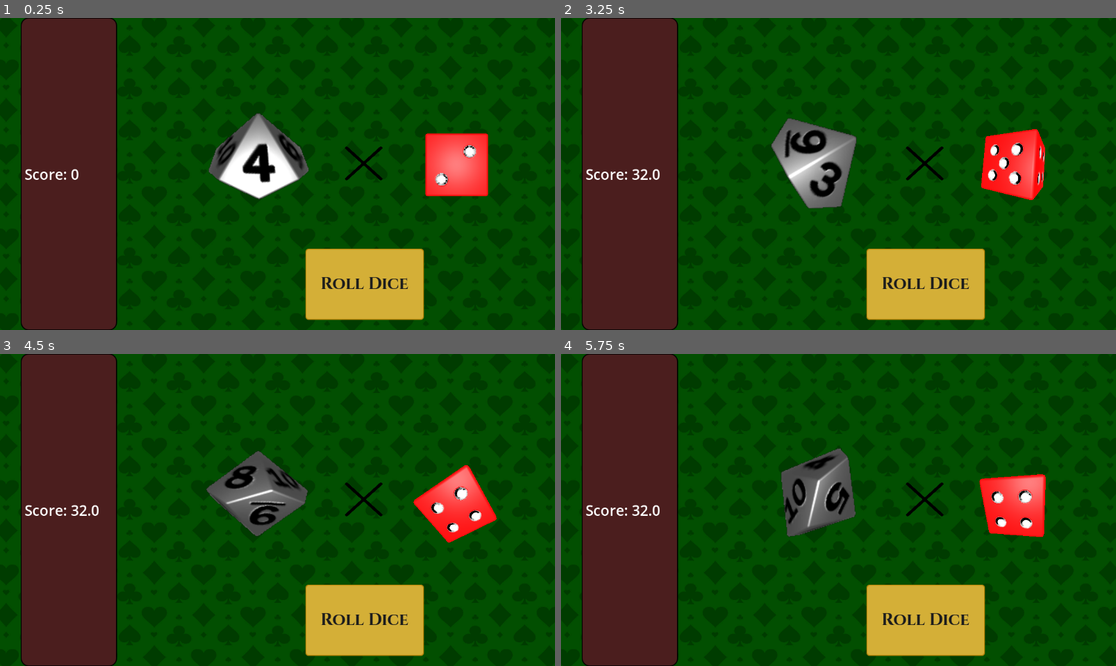
Above: before the commit, frames 1-4 (two rows, left to right).
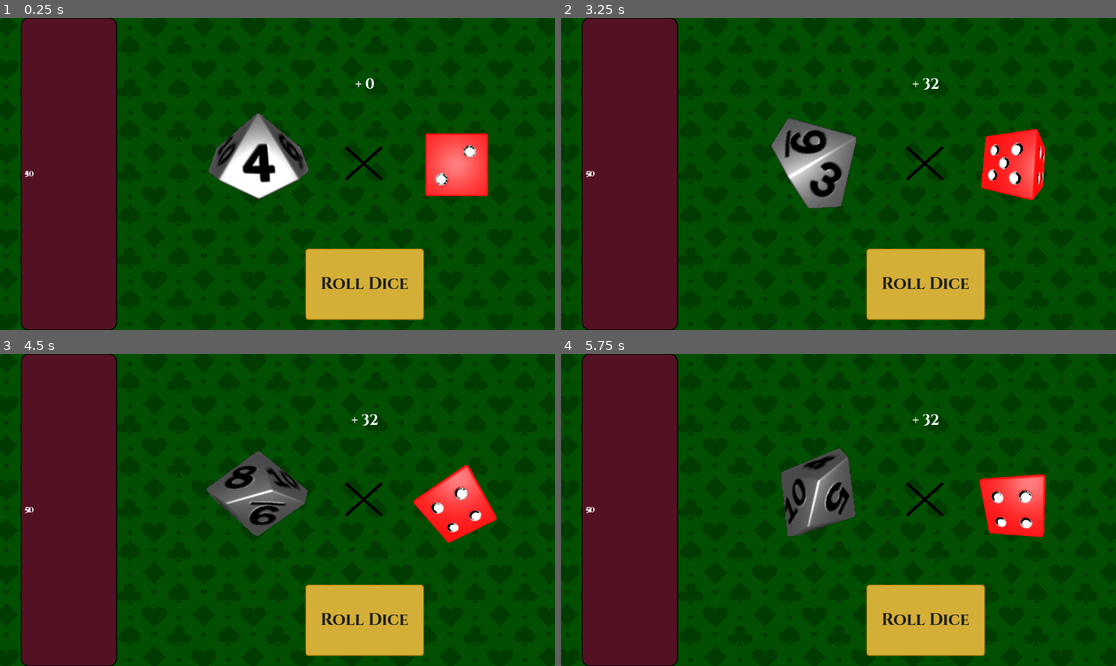
Above: after the commit, the same moments.

Repository: JacksonPearce21/Diceon
Game: Godot game, scene res://Scenes/main_game.tscn
Same seed, same stepped clock (60 frames per second), same inputs: the game is played once before the commit and once after it.
Inputs:
- Up to frame 1 (0.25 s): no input
- Up to frame 2 (3.25 s): click "Roll Dice" at 0.5 s; click "Roll Dice" at 1.25 s; click "Roll Dice" at 2 s
- Up to frame 3 (4.5 s): tap Enter at 4.25 s
- Up to frame 4 (5.75 s): no input

The runs differ from the first frame. In frame 1, 0.2% of the frame differs, in the area x 4-68%, y 19-52%; in frame 2, 0.3%, in the area x 4-69%, y 19-52%; in frame 3, 0.3%; in frame 4, 0.3%.

Commit message:
better UI and global script

Diff:
--- a/Scenes/main_game.tscn
+++ b/Scenes/main_game.tscn
@@ -15,7 +15,7 @@
 content_margin_top = 8.0
 content_margin_right = 8.0
 content_margin_bottom = 8.0
-bg_color = Color(0.294118, 0.117647, 0.117647, 1)
+bg_color = Color(0.328533, 0.0655578, 0.13997, 1)
 border_width_left = 2
 border_width_top = 2
 border_width_right = 2
@@ -28,6 +28,19 @@
 
 [node name="main_game" type="Node2D"]
 script = ExtResource("1_0e3vx")
+
+[node name="CanvasLayer2" type="CanvasLayer" parent="."]
+layer = -1
+
+[node name="Backround" type="Sprite2D" parent="CanvasLayer2"]
+position = Vector2(576.5, 320)
+scale = Vector2(0.384333, 0.329)
+texture = ExtResource("2_6j5ir")
+
+[node name="Sprite2D" type="Sprite2D" parent="CanvasLayer2"]
+position = Vector2(755, 302)
+scale = Vector2(0.115938, 0.104844)
+texture = ExtResource("5_mgc0q")
 
 [node name="Control" type="Control" parent="."]
 layout_mode = 3
@@ -45,10 +58,19 @@
 offset_bottom = 636.0
 theme_override_styles/panel = SubResource("StyleBoxFlat_mgc0q")
 
-[node name="ScoreLabel" type="Label" parent="Control/SideBar"]
+[node name="Score" type="Label" parent="Control/SideBar"]
 layout_mode = 2
-theme_override_font_sizes/font_size = 30
-text = "Score: 0"
+theme_override_fonts/font = ExtResource("4_18r40")
+
+[node name="Rolls" type="Label" parent="Control/SideBar"]
+layout_mode = 2
+theme_override_fonts/font = ExtResource("4_18r40")
+text = "4"
+
+[node name="Required_score" type="Label" parent="Control/SideBar"]
+layout_mode = 2
+theme_override_fonts/font = ExtResource("4_18r40")
+text = "50"
 
 [node name="CanvasLayer" type="CanvasLayer" parent="."]
 
@@ -133,17 +155,14 @@
 theme_override_styles/normal = ExtResource("5_6y7pd")
 text = "Roll Dice"
 
-[node name="CanvasLayer2" type="CanvasLayer" parent="CanvasLayer"]
-layer = -1
-
-[node name="Backround" type="Sprite2D" parent="CanvasLayer/CanvasLayer2"]
-position = Vector2(576.5, 320)
-scale = Vector2(0.384333, 0.329)
-texture = ExtResource("2_6j5ir")
-
-[node name="Sprite2D" type="Sprite2D" parent="CanvasLayer/CanvasLayer2"]
-position = Vector2(755, 302)
-scale = Vector2(0.115938, 0.104844)
-texture = ExtResource("5_mgc0q")
+[node name="Added_score" type="Label" parent="CanvasLayer"]
+offset_left = 721.0
+offset_top = 117.0
+offset_right = 795.0
+offset_bottom = 159.0
+theme_override_fonts/font = ExtResource("4_18r40")
+theme_override_font_sizes/font_size = 30
+text = "+ 0"
+horizontal_alignment = 1
 
 [connection signal="pressed" from="CanvasLayer/Roll Dice" to="." method="_on_button_pressed"]
--- /dev/null
+++ b/Scripts/Global_manager.gd
@@ -0,0 +1,5 @@
+extends Node
+
+var round_num = 1
+var dice_rolls = 4
+var required_score = (50 * (round_num * 1.5)) + 25
--- a/Scripts/main_game.gd
+++ b/Scripts/main_game.gd
@@ -2,12 +2,21 @@
 
 @onready var int_dice = $CanvasLayer/SubViewportContainer/IntViewport/interger_die
 @onready var mult_dice = $CanvasLayer/SubViewportContainer2/MultViewport/multiplier_die
-@onready var score_label = $Control/SideBar/ScoreLabel
+@onready var score_label = $CanvasLayer/Added_score
+@onready var score =$Control/SideBar/Score
+@onready var rolls =$Control/SideBar/Rolls
+@onready var required_score =$Control/SideBar/Required_score
+
+
+
 
 func _ready():
+	rolls.text = str(GlobalManager.dice_rolls)
 	pass
 
 func roll_all_dice():
+	GlobalManager.dice_rolls =- 1
+	rolls.text = str(GlobalManager.dice_rolls)
 	int_dice.roll()
 	mult_dice.roll()
 	await get_tree().create_timer(1.9).timeout
@@ -17,8 +26,10 @@
 	var base = int_dice.current_face_value
 	var mult = mult_dice.current_face_value
 	var total = base * mult
-	score_label.text = "Score: %.1f" % total
+	score_label.text = "+ %.0f" % total
 
 
 func _on_button_pressed():
+	GlobalManager.dice_rolls -= 1
+	rolls.text = str(GlobalManager.dice_rolls)
 	roll_all_dice()
--- a/project.godot
+++ b/project.godot
@@ -14,3 +14,7 @@
 run/main_scene="uid://dw3w34kbru0l7"
 config/features=PackedStringArray("4.4", "Forward Plus")
 config/icon="res://icon.svg"
+
+[autoload]
+
+GlobalManager="*res://Scripts/Global_manager.gd"
Not shown, added: Scripts/Global_manager.gd.uid
